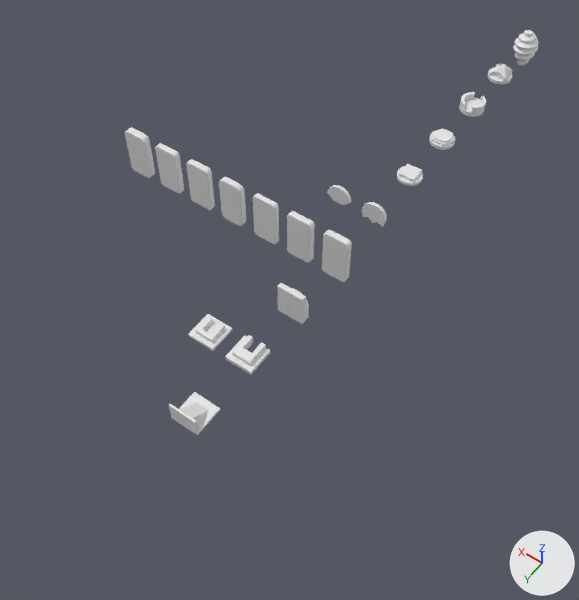
Two versions of the Blender file MyModelChallenge.blend, one commit apart.
One viewpoint serves both versions: a 50 mm camera at (-18.5, 61.4, 41.6) aimed at (2.8, 31.6, -5.2). Every picture has the same lights, and +X, +Y and +Z are marked at lower right.

Objects in the first picture: 'Day01', 'Day02_1', 'Day02_2', 'Day03_1', 'Day04_1', 'Day04_2', 'Day04_3', 'Day04_4', 'Day04_5', 'Day04_6', 'Day04_7', 'Day05_1', 'Day07_1', 'Day08_1', 'Day09_1'.
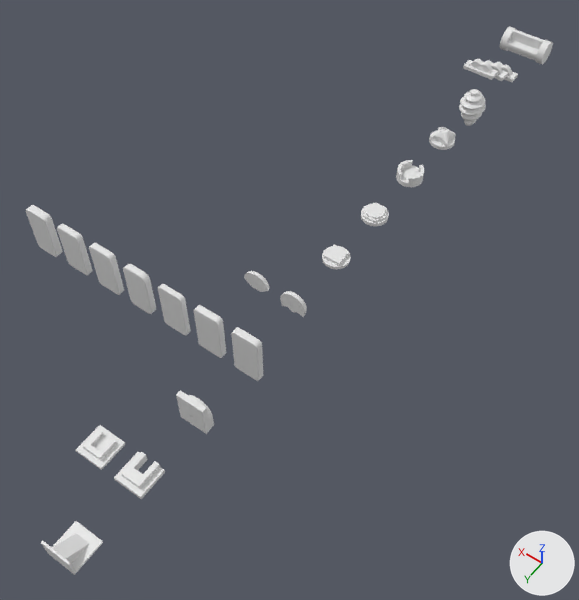
ob_day10_1 is not drawn itself; it is the parent of ob_cylinder.

The change, as a diff of the scene's bpy script:
```diff
--- a/MyModelChallenge.blend.py
+++ b/MyModelChallenge.blend.py
@@ ob_day01 @@
 ob_day01 = bpy.data.objects.new('Day01', me_plane)
-ob_day01.location = (0.0, 45.0, 0.0)
+ob_day01.location = (0.0, 55.0, 0.0)
 _m = ob_day01.modifiers.new('Subdivision', 'SUBSURF')
@@ ob_day02_1 @@
 ob_day02_1 = bpy.data.objects.new('Day02_1', me_cube_002)
-ob_day02_1.location = (3.0, 40.0, 0.0)
+ob_day02_1.location = (3.0, 50.0, 0.0)
 ob_day02_1.rotation_euler = (0.0, 0.0, -1.571)  # degrees (0, 0, -90)
@@ ob_day02_2 @@
 ob_day02_2 = bpy.data.objects.new('Day02_2', me_cube_003)
-ob_day02_2.location = (0.0, 40.0, 0.0)
+ob_day02_2.location = (0.0, 50.0, 0.0)
 ob_day02_2.rotation_euler = (0.0, 0.0, -1.571)  # degrees (0, 0, -90)
@@ ob_day03_1 @@
 ob_day03_1 = bpy.data.objects.new('Day03_1', me_circle_002)
-ob_day03_1.location = (0.07, 35.0, 0.0)
+ob_day03_1.location = (0.07, 45.0, 0.0)
 ob_day03_1.rotation_euler = (1.571, 0.0, 0.0)  # degrees (90, 0, 0)
@@ ob_day04_1 @@
 ob_day04_1 = bpy.data.objects.new('Day04_1', me_plane_001)
-ob_day04_1.location = (18.0, 30.0, 0.0)
+ob_day04_1.location = (18.0, 40.0, 0.0)
 ob_day04_1.rotation_euler = (1.571, 0.0, 0.0)  # degrees (90, 0, 0)
@@ ob_day04_7 @@
 ob_day04_7 = bpy.data.objects.new('Day04_7', me_plane_007)
-ob_day04_7.location = (0.0, 30.0, 0.0)
+ob_day04_7.location = (0.0, 40.0, 0.0)
 ob_day04_7.rotation_euler = (1.571, 0.0, 0.0)  # degrees (90, 0, 0)
@@ ob_day04_2 @@
 ob_day04_2 = bpy.data.objects.new('Day04_2', me_plane_002)
-ob_day04_2.location = (15.0, 30.0, 0.0)
+ob_day04_2.location = (15.0, 40.0, 0.0)
 ob_day04_2.rotation_euler = (1.571, 0.0, 3.142)  # degrees (90, 0, 180)
@@ ob_day04_3 @@
 ob_day04_3 = bpy.data.objects.new('Day04_3', me_plane_003)
-ob_day04_3.location = (12.0, 30.0, 0.0)
+ob_day04_3.location = (12.0, 40.0, 0.0)
 ob_day04_3.rotation_euler = (1.571, 0.0, 3.142)  # degrees (90, 0, 180)
@@ ob_day04_4 @@
 ob_day04_4 = bpy.data.objects.new('Day04_4', me_plane_004)
-ob_day04_4.location = (9.0, 30.0, 0.0)
+ob_day04_4.location = (9.0, 40.0, 0.0)
 ob_day04_4.rotation_euler = (1.571, 0.0, 3.142)  # degrees (90, 0, 180)
@@ ob_day04_5 @@
 ob_day04_5 = bpy.data.objects.new('Day04_5', me_plane_005)
-ob_day04_5.location = (6.0, 30.0, 0.0)
+ob_day04_5.location = (6.0, 40.0, 0.0)
 ob_day04_5.rotation_euler = (1.571, 0.0, 0.0)  # degrees (90, 0, 0)
@@ ob_day04_6 @@
 ob_day04_6 = bpy.data.objects.new('Day04_6', me_plane_006)
-ob_day04_6.location = (3.0, 30.0, 0.0)
+ob_day04_6.location = (3.0, 40.0, 0.0)
 ob_day04_6.rotation_euler = (1.571, 0.0, 0.0)  # degrees (90, 0, 0)
@@ ob_day05_1 @@
 ob_day05_1 = bpy.data.objects.new('Day05_1', me_circle_001)
-ob_day05_1.location = (3.0, 25.0, 0.0)
+ob_day05_1.location = (3.0, 35.0, 0.0)
 ob_day05_1.rotation_euler = (1.571, 0.0, 0.0)  # degrees (90, 0, 0)
@@ ob_day07_1 @@
 ob_day07_1 = bpy.data.objects.new('Day07_1', me_circle_004)
-ob_day07_1.location = (0.0, 15.0, 0.0)
+ob_day07_1.location = (0.0, 25.0, 0.0)
 ob_day07_1.rotation_euler = (0.0, 0.0, 1.047)  # degrees (0, 0, 60)
@@ ob_day08_1 @@
 ob_day08_1 = bpy.data.objects.new('Day08_1', me_circle_005)
-ob_day08_1.location = (0.0, 10.0, 0.0)
+ob_day08_1.location = (0.0, 20.0, 0.0)
 _m = ob_day08_1.modifiers.new('Subdivision', 'SUBSURF')
@@ ob_day09_1 @@
 ob_day09_1 = bpy.data.objects.new('Day09_1', me_circle_006)
-ob_day09_1.location = (0.0, 5.0, 0.0)
+ob_day09_1.location = (0.0, 15.0, 0.0)
 _m = ob_day09_1.modifiers.new('Subdivision', 'SUBSURF')
@@ ob_day10_1 @@
 ob_day10_1 = bpy.data.objects.new('Day10_1', lat_lattice)
-ob_day10_1.location = (0.0, 0.0, 0.0)
+ob_day10_1.location = (0.0, 10.0, 0.0)
 ob_day10_1.scale = (2.34, 2.34, 3.16)
@@ ob_day12_1 @@
+ob_day12_1 = bpy.data.objects.new('Day12_1', me_cylinder_001)  # 1378 vertices, 1376 faces; spans x -1.0..1.0, y -1.0..1.0, z -1.0..1.0; modifiers SUBSURF
+ob_day12_1.location = (0.0, 0.0, 0.0)
+ob_day12_1.rotation_euler = (0.0, 1.571, 0.0)  # degrees (0, 90, 0)
+ob_day12_1.scale = (1.0, 1.0, 2.0)
@@ ob_day11_1 @@
+ob_day11_1 = bpy.data.objects.new('Day11_1', me_cube)  # 309 vertices, 308 faces; spans x -2.0..2.0, y -1.0..1.0, z 0.0..1.0; modifiers SUBSURF, ARRAY
+ob_day11_1.location = (0.0, 5.0, 0.0)
+ob_day11_1.scale = (0.666, 0.48, 1.0)
```

Boxes (x1, y1, x2, y2) around the edits, measured in the pictures (579 x 600 px):
'Day01', moved
    before: (169, 392, 220, 435)
    after: (41, 521, 103, 575)
'Day04_7', moved
    before: (322, 230, 352, 282)
    after: (231, 327, 264, 381)
'Day04_6', moved
    before: (287, 211, 315, 263)
    after: (194, 305, 226, 358)
'Day02_2', moved
    before: (225, 335, 270, 375)
    after: (114, 452, 165, 499)
'Day04_5', moved
    before: (253, 193, 279, 244)
    after: (158, 284, 191, 336)
'Day02_1', moved
    before: (188, 314, 232, 351)
    after: (76, 425, 126, 470)
'Day04_3', moved
    before: (186, 159, 215, 210)
    after: (89, 242, 124, 295)
'Day04_4', moved
    before: (219, 177, 246, 226)
    after: (123, 264, 156, 314)
'Day04_1', moved
    before: (125, 127, 155, 178)
    after: (26, 205, 63, 257)
'Day04_2', moved
    before: (155, 143, 184, 194)
    after: (57, 223, 93, 275)
'Day03_1', moved
    before: (277, 283, 309, 324)
    after: (176, 390, 214, 434)
'Cylinder', moved
    before: (513, 30, 538, 66)
    after: (459, 89, 486, 126)
'Day12_1', added
    after: (500, 26, 553, 64)
'Day08_1', moved
    before: (459, 92, 486, 117)
    after: (396, 160, 424, 187)
'Day07_1', moved
    before: (429, 128, 455, 150)
    after: (361, 202, 389, 226)
'Day09_1', moved
    before: (488, 64, 513, 85)
    after: (429, 127, 456, 150)
'Day11_1', added
    after: (463, 59, 518, 82)
'Day05_1', moved
    before: (327, 185, 351, 205)
    after: (244, 271, 270, 292)
